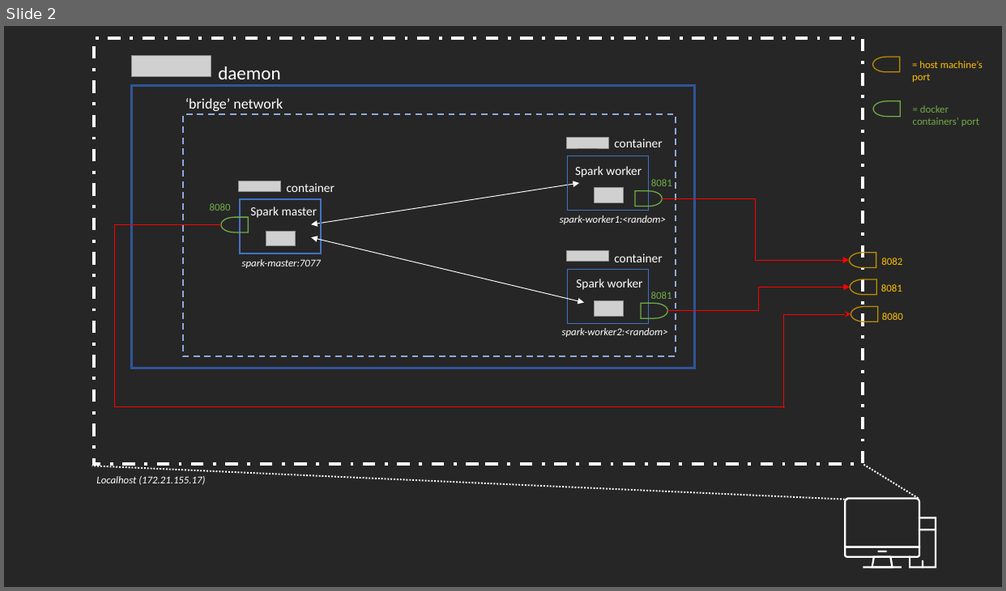
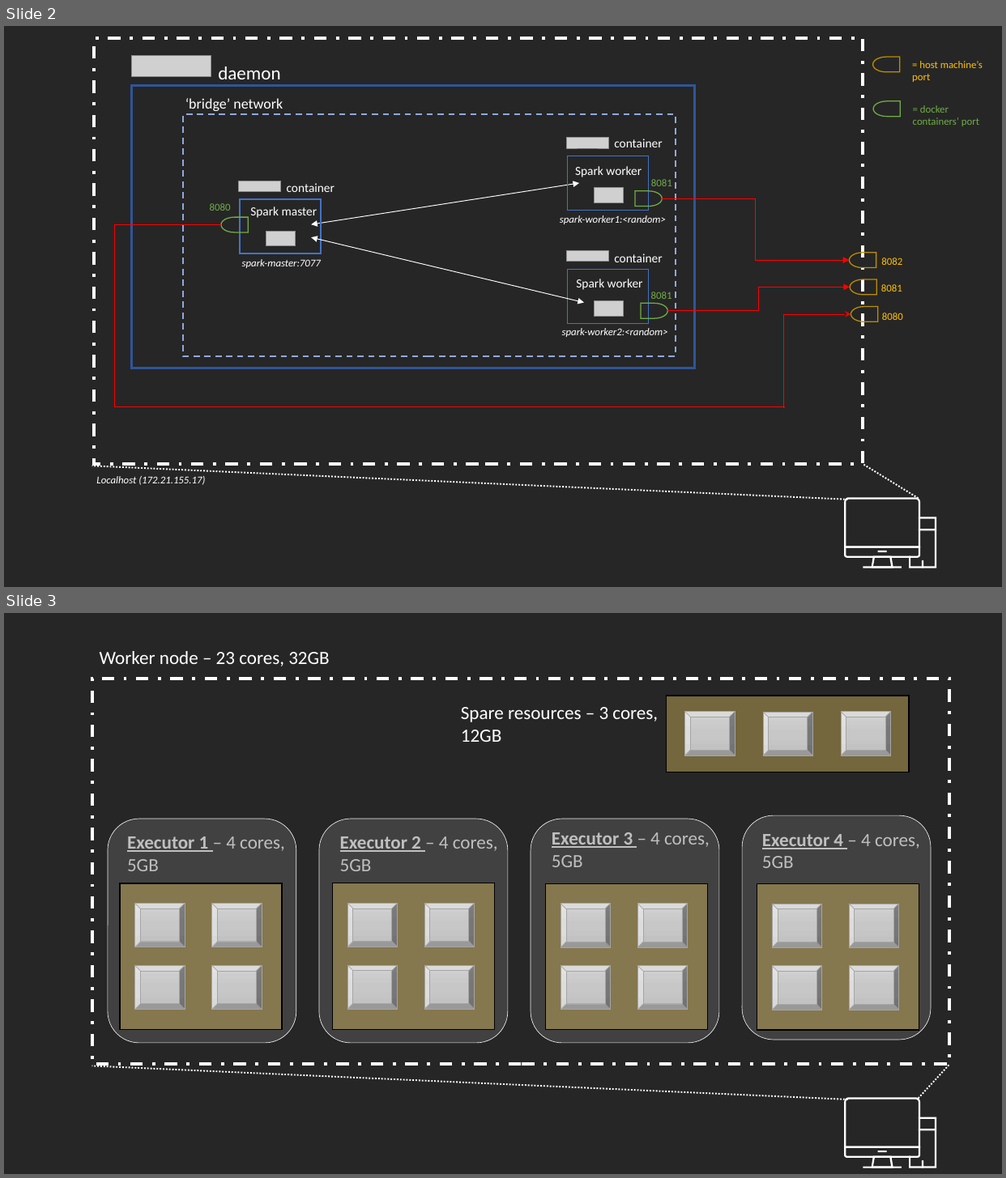
Before and after one commit to sdesilva26/docker-spark, a slide deck: images/docker_two_machine.pptx. Shown one above the other, each under a label of ours: slide 2 before the commit, slides 2 and 3 after it. The pictures are 1006x591 and 1006x1178 pixels, drawn with LibreOffice and Linux fonts; fonts in the diff are those of the drawing; grey boxes stand for pictures. Boxes give left, top, right and bottom in pixels: in the first picture for what was removed or moved away, otherwise in the second. Text is boxed around its words. In the diff, an @@ line names an element or a change of style, - is before the commit and + after.

```diff
--- a/images/docker_two_machine.pptx
+++ b/images/docker_two_machine.pptx
@@ slide 3 added at [4, 613, 1002, 1174], background #262626 @@
@@ text added at [100, 651, 329, 666], 18 pt, text #FFFFFF @@
+Worker node – 23 cores, 32GB
@@ rectangle added at [92, 678, 950, 1064], outline #FFFFFF 3 pt dashed @@
@@ text added at [461, 707, 658, 742], 18 pt, text #FFFFFF @@
+Spare resources – 3 cores, 12GB
@@ rectangle added at [667, 696, 909, 772], fill #FFD966 at 36% opacity, outline #000000 1 pt @@
@@ bevel added at [685, 712, 735, 756], fill gradient #D2D2D2 to #C8C8C8 to #C0C0C0, outline #A5A5A5 0.5 pt @@
@@ bevel added at [763, 712, 813, 756], fill gradient #D2D2D2 to #C8C8C8 to #C0C0C0, outline #A5A5A5 0.5 pt @@
@@ bevel added at [841, 712, 891, 756], fill gradient #D2D2D2 to #C8C8C8 to #C0C0C0, outline #A5A5A5 0.5 pt @@
@@ rounded rectangle added at [108, 819, 296, 1043], fill #BFBFBF at 18% opacity, outline #F2F2F2 0.5 pt @@
@@ rounded rectangle added at [319, 819, 508, 1043], fill #BFBFBF at 18% opacity, outline #F2F2F2 0.5 pt @@
@@ rounded rectangle added at [531, 819, 720, 1043], fill #BFBFBF at 18% opacity, outline #F2F2F2 0.5 pt @@
@@ rounded rectangle added at [742, 815, 931, 1041], fill #BFBFBF at 18% opacity, outline #F2F2F2 0.5 pt @@
@@ text added at [127, 837, 285, 871], 18 pt, text #BFBFBF @@
+Executor 1 – 4 cores, 5GB
@@ text added at [340, 837, 498, 871], 18 pt, text #BFBFBF @@
+Executor 2 – 4 cores, 5GB
@@ text added at [552, 833, 710, 867], 18 pt, text #BFBFBF @@
+Executor 3 – 4 cores, 5GB
@@ text added at [762, 834, 920, 868], 18 pt, text #BFBFBF @@
+Executor 4 – 4 cores, 5GB
@@ group added at [120, 884, 283, 1030]: 4 bevels, 1 rectangle @@
@@ group added at [333, 884, 495, 1029]: 4 bevels, 1 rectangle @@
@@ group added at [545, 884, 708, 1030]: 4 bevels, 1 rectangle @@
@@ group added at [757, 884, 919, 1030]: 4 bevels, 1 rectangle @@
@@ line added from (848, 1100) to (92, 1066), #FFFFFF 1.5 pt dashed @@
@@ line added from (918, 1099) to (949, 1064), #FFFFFF 1.5 pt dashed @@
@@ group added at [844, 1098, 937, 1169]: 6 freeform shapes, 2 rectangles @@
```
Also in this commit, not shown: 4 other slides added, 2 other files.
